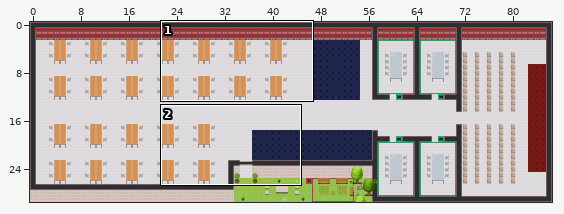
An edit to a level. Tiled map (JSON), office.tmj. Above: a wide view before the commit, with the close-up outlined.
Close-up. Old version:
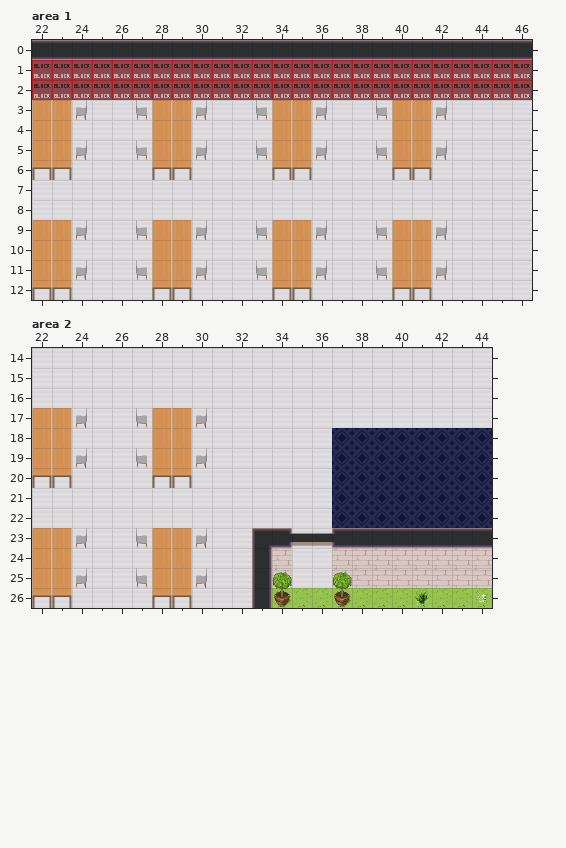
Cells are 32x32 px. Shown: area 1 x 22..46, y 0..12; area 2 x 22..44, y 14..26. The commit also changed other parts of the map, which this record leaves out.
After:
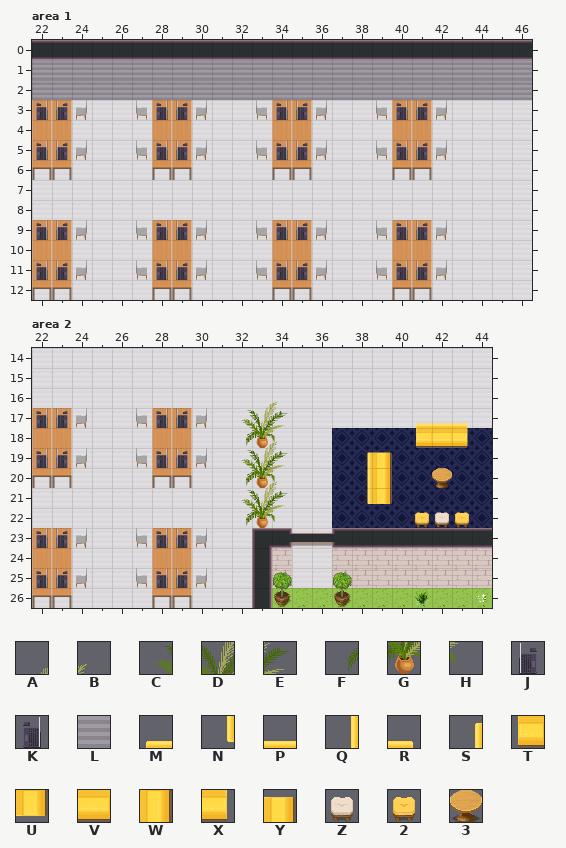
Key: from "WA_Decoration": A 61, B 62, C 72, D 73, E 74, F 84, G 85, H 86; from "WA_Miscellaneous": J 24, K 25; from "WA_Room_Builder": L 383; from "WA_Seats": M 55, N 55 turned 270, P 56, Q 56 turned 270, R 57, S 57 turned 270, T 68, U 68 turned 270, V 69, W 69 turned 270, X 70, Y 70 turned 270, Z 164, 2 166; from "WA_Tables": 3 143.
_ is an empty cell.
The edit:
{"where": "layer \"walls/walls1\", area 1"}
{"y":1,"x":22,"old":"_________________________","new":"LLLLLLLLLLLLLLLLLLLLLLLLL"}
{"y":2,"x":22,"old":"_________________________","new":"LLLLLLLLLLLLLLLLLLLLLLLLL"}
{"where": "layer \"above/above2\", area 1"}
{"y":3,"x":22,"old":"__","new":"KJ"}
{"y":3,"x":28,"old":"__","new":"KJ"}
{"y":3,"x":34,"old":"__","new":"KJ"}
{"y":3,"x":40,"old":"__","new":"KJ"}
{"y":5,"x":22,"old":"__","new":"KJ"}
{"y":5,"x":28,"old":"__","new":"KJ"}
{"y":5,"x":34,"old":"__","new":"KJ"}
{"y":5,"x":40,"old":"__","new":"KJ"}
{"y":9,"x":22,"old":"__","new":"KJ"}
{"y":9,"x":28,"old":"__","new":"KJ"}
{"y":9,"x":34,"old":"__","new":"KJ"}
{"y":9,"x":40,"old":"__","new":"KJ"}
{"y":11,"x":22,"old":"__","new":"KJ"}
{"y":11,"x":28,"old":"__","new":"KJ"}
{"y":11,"x":34,"old":"__","new":"KJ"}
{"y":11,"x":40,"old":"__","new":"KJ"}
{"where": "layer \"furniture/furniture2\", area 2"}
{"y":17,"x":41,"old":"___","new":"MPR"}
{"y":18,"x":41,"old":"___","new":"TVX"}
{"y":19,"x":38,"old":"__","new":"SY"}
{"y":20,"x":38,"old":"__","new":"QW"}
{"y":20,"x":42,"old":"_","new":"3"}
{"y":21,"x":38,"old":"__","new":"NU"}
{"y":22,"x":41,"old":"___","new":"2Z2"}
{"where": "layer \"above/above1\", area 2"}
{"y":16,"x":33,"old":"__","new":"AB"}
{"y":17,"x":32,"old":"___","new":"CDE"}
{"y":18,"x":32,"old":"___","new":"FGH"}
{"y":20,"x":33,"old":"__","new":"AB"}
{"y":21,"x":32,"old":"___","new":"CDE"}
{"y":22,"x":32,"old":"___","new":"FGH"}
{"where": "layer \"above/above2\", area 2"}
{"y":17,"x":22,"old":"__","new":"KJ"}
{"y":17,"x":28,"old":"__","new":"KJ"}
{"y":18,"x":33,"old":"__","new":"AB"}
{"y":19,"x":22,"old":"__","new":"KJ"}
{"y":19,"x":28,"old":"__","new":"KJ"}
{"y":19,"x":32,"old":"___","new":"CDE"}
{"y":20,"x":32,"old":"___","new":"FGH"}
{"y":23,"x":22,"old":"__","new":"KJ"}
{"y":23,"x":28,"old":"__","new":"KJ"}
{"y":25,"x":22,"old":"__","new":"KJ"}
{"y":25,"x":28,"old":"__","new":"KJ"}
